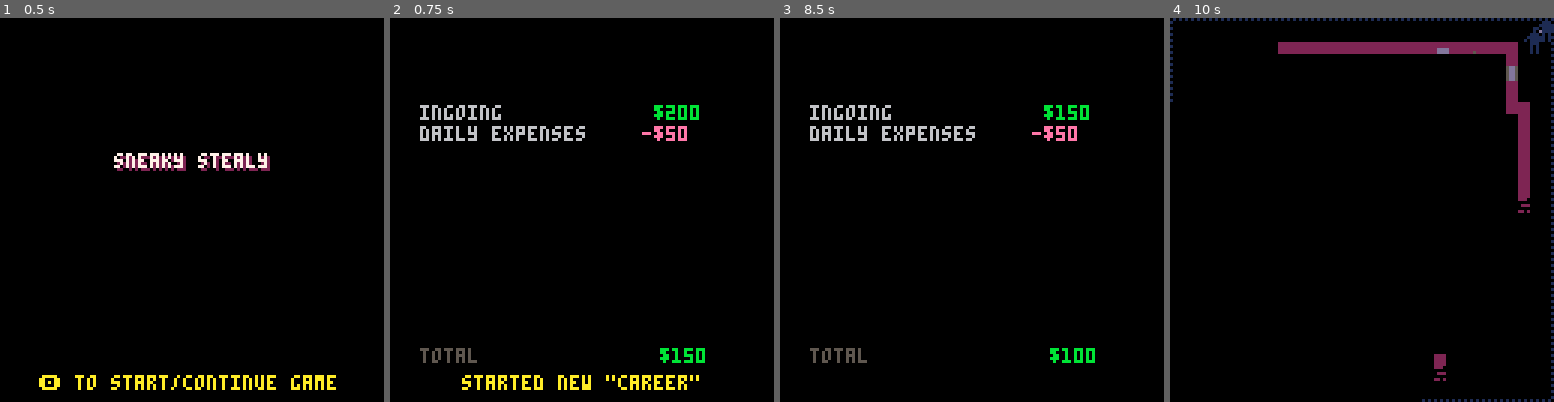
Above: before the commit, frames 1-4 (left to right).
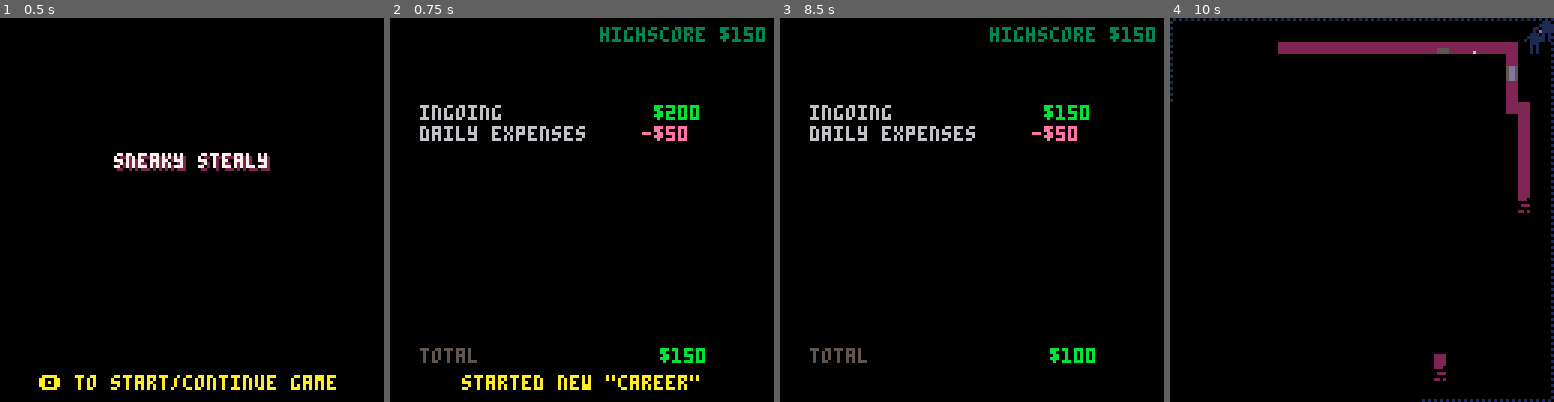
Above: after the commit, the same moments.

Repository: ironchestgames/pico-8-carts
Game: PICO-8 cartridge stealth.p8
Two runs of this game, one before a commit and one after it. Both use one fixed random seed, a clock stepped at 60 frames per second and the inputs below.
Inputs:
- Up to frame 1 (0.5 s): tap X (X key) at 0.33 s
- Up to frame 2 (0.75 s): tap O (Z key) at 0.7 s
- Up to frame 3 (8.5 s): tap X (X key) at 1.07, 1.85, 2.97, 4.08, 5.2, 6.32, 7.43 s; hold Right 1.6-2.1 s; tap O (Z key) every 0.4 s from 1.7 to 8.1 s; hold Up 2.15-2.42 s; hold Right 2.47-3.03 s; hold Left 3.08-3.58 s; hold Down 3.63-3.97 s; hold Right 4.02-4.68 s; hold Up 4.73-5.03 s; hold Left 5.08-5.68 s; hold Down 5.73-6.03 s; hold Right 6.08-6.58 s; hold Right 6.63-7.13 s; hold Up 7.18-7.45 s; hold Right 7.5-8.07 s; hold Left from 8.12 s (still down)
- Up to frame 4 (10 s): tap O (Z key) every 0.4 s from 8.5 to 9.7 s; tap X (X key) at 8.55, 9.67 s; release Left at 8.62 s; hold Down 8.67-9 s; hold Right 9.05-9.72 s; hold Up from 9.77 s (still down)

Frame 1 is identical in both runs. In frame 2, 0.8% of the frame differs, in the area x 54-98%, y 2-7%; in frame 3, 0.8%; in frame 4, less than 0.1%.

Commit message:
stealth - add highscore, fix guard bug, tweak loot, set max highscore, minor sprite fixes

Diff:
--- a/stealth.p8
+++ b/stealth.p8
@@ -957,7 +955,6 @@
     typ=27,
     action={[2]=computer},
     loot=shuffle{
-     nil,
      {'door access code'},
      {'blueprint'},
      {'cute cat pictures',1},
@@ -991,12 +988,10 @@
     end
    end
 
-   local _somecash={'some cash',100+rnd(200)}
-   local _goodcash={'good cash',300+rnd(200)}
    _o.loot=shuffle{
     {'a little cash',10+rnd(90)},
-    _somecash,_somecash,_somecash,
-    _goodcash,_goodcash,
+    {'some cash',100+rnd(200)},
+    {'good cash',300+rnd(200)},
     {'gold bars',500+rnd(600)},
     {'diamonds',1000+rnd(1000)},
     {'documents',rnd(1200)},
@@ -1082,6 +1077,13 @@
   end
  end
 
+ -- fix guards
+ for _g in all(guards) do
+  if floor[_g.y*32+_g.x] == 2 then
+   del(guards,_g)
+  end
+ end
+
  if #cameras > 1 then
   add(mapthings,'many cameras')
  end
@@ -1264,11 +1266,13 @@
         {dx=-_g.dy,dy=-_g.dx},
        }
        add(_turns,{dx=-_g.dx,dy=-_g.dy})
-       for _t in all(_turns) do
+       for _i=1,3 do
+        local _t=_turns[_i]
         if not iswallclose(_g.x,_g.y,_t.dx,_t.dy) then
          _g.dx=_t.dx
          _g.dy=_t.dy
-         break
+        elseif _i == 3 then
+         _g.state='guarding'
         end
        end
       end
@@ -1951,7 +1955,11 @@
  for _r in all(_rows) do
   _cash+=_r[2]
  end
+ if _cash < -20000 then
+  _cash=32767
+ end
  dset(62,_cash)
+ dset(0,max(_cash,dget(0)))
 
  for _p in all(escapedplayers) do
   _p.i,_p.loot,players[_p.origi+1]=_p.origi,{},_p
@@ -2001,6 +2009,9 @@
  _draw=function()
   cls()
 
+  local _s='highscore $'..dget(0)
+  print(_s,126-#_s*4,3,3)
+
   local _offy=29
   for _r in all(_rows) do
    print(_r[1],10,_offy,6)
@@ -2045,7 +2056,7 @@
   -- 61 is seed
   -- 62 is cash
   -- 63 is current maxseli
-  for _i=0,60 do
+  for _i=1,60 do
    dset(_i,0)
   end
 
@@ -2079,26 +2090,26 @@
 _init=initsplash
 
 __gfx__
-f5fffffff555ffffffff5555555555555555555555555555ffffffffffffffffffffffffffffffffffffffffffffffffffffffffffffffffffffffffff6fffff
-f5f5ccccf222ffffffff2511155111525111111551111125ffffffffffffffffffffffffffffffffffffffff5dd55dd5fffffffffff555555ffffffff6ffffff
-ff5fcc3c555f5ffffff5251115511152511d111551555225222222ff222222ff222222ff222222ff222222ff5dd55d15ffffffff5ff511115ffffffff66fffff
+f5ffffffffffffffffff5555555555555555555555555555fffffffffffffffffffffffffffffffffffffffffffffffffffffffffffffffffffffffff6ffffff
+f5f5ccccf555ffffffff2511155111525111111551111125ffffffffffffffffffffffffffffffffffffffff5dd55dd5fffffffffff555555fffffffff6fffff
+ff5fcc3cf2225ffffff5251115511152511d111551555225222222ff222222ff222222ff222222ff222222ff5dd55d15ffffffff5ff511115ffffffff66fffff
 f5ffcc3c555f5ffffff525555555555251111115555552d5255552ff211152ff2dddd2ff2dddd2ff2111d2ff5dd55115fffffffff5f511115ffffffff55ff55f
-f5ffc3cc222f5ffffff525111551115251dd111551111225255552ff211552ff2dddd2ff2dddd2ff211dd2ff5dd5511544444555252511115222ffff55555555
-2222fccf5d555222222555111551115551d11115511112d5255552ff211552ff2dddd2ff2dddd2ff211dd2ff5dd55dd5222225552d2555555222ffff54455445
-dddd55555555555555555555555555555111111551555225255552ff211552ff28ddd2ff2bddd2ff211dd2ffffffffff222525552225d5d55222ffff55555555
+f5ffc3cc555f5ffffff525111551115251dd111551111225255552ff211552ff2dddd2ff2dddd2ff211dd2ff5dd5511544444555252511115222ffff55555555
+2222fccf222f5222222555111551115551d11115511112d5255552ff211552ff2dddd2ff2dddd2ff211dd2ff5dd55dd5222225552d2555555222ffff54455445
+dddd55555d55555555555555555555555111111551555225255552ff211552ff28ddd2ff2bddd2ff211dd2ffffffffff222525552225d5d55222ffff55555555
 dddd522555555ff55ff52255d15d552255555555555552552d5552ff211552ff25ddd2ff25ddd2ff211dd2ffffffffff2222255522255d5d5252ffff55555555
 22225ff522225ff55ff522255555522255ffff5555ffff55255552ff211d52ff2dddd2ff2dddd2ff2115d2fffffffffff5fff5ff222555555222ffff55555555
 ffffffffffffffffffff552222222255ffffffffffffffff255552ff211552ff2dddd2ff2dddd2ff211dd2fffffffffff5fff5ff5ffffffffff5ffffffffffff
 ffffffffffffffffffffff52222225fffffffffffffffffffffffffffff5fffffffffffffffffffffffdffffffffffffffffffff5ffffffffff5ffffffffffff
 fffffffffffffffffffffff555555fffffffffffffffffffffffffffffffffffffffffffffffffffffffffffffffffffffffffff5ffffffffff5ffffffffffff
 ffffffffffffffffffffffffffffffffffffffffffffffffffffffffffffffffffffffffffffffffffffffffffffffffffffffffffffffffffffffffffffffff
-f3fffffff444ffffffff5555555555555555555555555555ffffffffffffffffffffffffffffffffffffffffffffffffffffffffffffffffffffffffff7fffff
-f3f3ccccf222ffffffffd5111551115d5222222551111125ffffffffffffffffffffffffffffffffffffffff46744674fffffffffff555555ffffffff7ffffff
-ff3fcc7c444f5ffffff5d5111551115d5226222551444225222222ff222222ff222222ff222222ff222222ff47644714ffffffff3ff511115ffffffff77fffff
+f3ffffffffffffffffff5555555555555555555555555555fffffffffffffffffffffffffffffffffffffffffffffffffffffffffffffffffffffffff7ffffff
+f3f3ccccf444ffffffffd5111551115d5222222551111125ffffffffffffffffffffffffffffffffffffffff46744674fffffffffff555555fffffffff7fffff
+ff3fcc7cf2225ffffff5d5111551115d5226222551444225222222ff222222ff222222ff222222ff222222ff47644714ffffffff3ff511115ffffffff77fffff
 f3ffcc7c444f5ffffff5d5555555555d5222222555555265244442ff211142ff266662ff266662ff211162ff46644114fffffffff3f511115ffffffff55ff55f
-f3ffc7cc222f5ffffff5d5111551115d5266222551111225244442ff211442ff266662ff266662ff211662ff46744114ddddd555434511115444ffff55555555
-4444fccf4944588888855511155111555262222551111265244442ff211442ff266662ff266662ff211662ff4764476444444555464555555444ffff59955995
-666655554444555555555555555555555222222551444225244442ff211442ff286662ff2b6662ff211662ffffffffff444d455544456d6d5444ffff55555555
+f3ffc7cc444f5ffffff5d5111551115d5266222551111225244442ff211442ff266662ff266662ff211662ff46744114ddddd555434511115444ffff55555555
+4444fccf222f588888855511155111555262222551111265244442ff211442ff266662ff266662ff211662ff4764476444444555464555555444ffff59955995
+666655554944555555555555555555555222222551444225244442ff211442ff286662ff2b6662ff211662ffffffffff444d455544456d6d5444ffff55555555
 6666544544445ff55ff522556d5655225555555555555255294442ff211442ff2d6662ff2d6662ff211662ffffffffff444445554445d6d65454ffff55555555
 44445ff522225ff55ff522255555522255ffff5555ffff55244442ff211942ff266662ff266662ff211d62fffffffffff5fff5ff444555555444ffff55555555
 ffffffffffffffffffff552222222255ffffffffffffffff244442ff211442ff266662ff266662ff211662fffffffffff5fff5ff2ffffffffff2ffffffffffff
